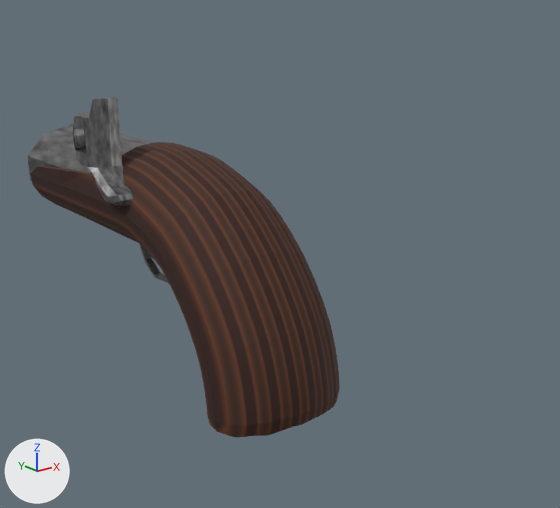
The Blender file Fase 2 parte 2/pistolProp.blend: old version first, new version second.
Both versions are drawn from a camera (50 mm lens) standing at (-2.56, -2.11, 1.96) and looking at (0.17, 1.31, 0.6). The axes (+X, +Y, +Z) are drawn at lower left. The lights are the same throughout. The first picture is the older version.

Script lines for the objects in view, before the commit:
```python
ob_canon = bpy.data.objects.new('canon', me_cilindro_001)
ob_canon.location = (-0.028, 2.893, 0.823)
ob_canon.rotation_euler = (1.571, 0.0, 0.0)  # degrees (90, 0, 0)
ob_canon.scale = (0.778, 0.602, 0.609)
ob_mango = bpy.data.objects.new('mango', me_cilindro_002)
ob_mango.location = (-0.028, 3.599, 0.03)
ob_mango.rotation_euler = (1.571, 0.0, 0.0)  # degrees (90, 0, 0)
ob_mango.scale = (0.778, 0.602, 1.22)
ob_recharger = bpy.data.objects.new('recharger', me_cilindro_004)
ob_recharger.location = (-0.416, 2.312, 1.2)
ob_recharger.rotation_euler = (0.0, 0.0, 4.712)  # degrees (0, 0, 270)
ob_recharger.scale = (0.609, 0.778, 0.602)
ob_ruedagatillo = bpy.data.objects.new('ruedaGatillo', me_cilindro_003)
ob_ruedagatillo.location = (-0.028, 2.323, 0.436)
ob_ruedagatillo.rotation_euler = (1.571, 1.629, 1.571)  # degrees (90, 93, 90)
ob_ruedagatillo.scale = (0.603, 0.61, 0.778)
```
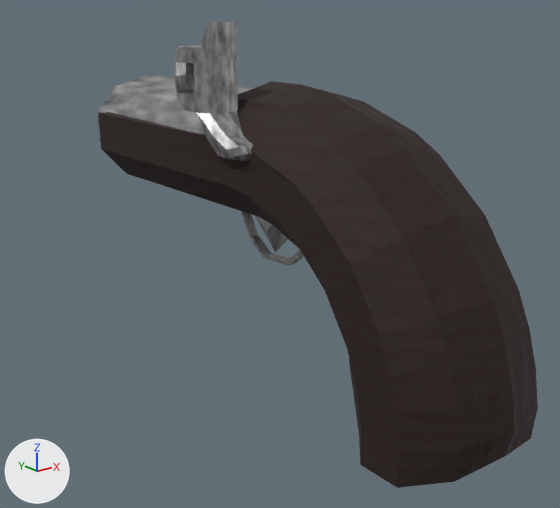
Commit message: update pistol prop

What changed in the scene script:
```text
Change mat_metal:
    where n6 = _N.new('ShaderNodeValToRGB'); n6.name = 'Rampa de color'
    remove _e = n6.color_ramp.elements.new(0.853); _e.color = (0.5, 0.5, 0.5, 1.0)
    remove _e = n6.color_ramp.elements.new(1.0); _e.color = (1.0, 1.0, 1.0, 1.0)
    add _e = n6.color_ramp.elements.new(0.946); _e.color = (1.0, 1.0, 1.0, 1.0)
    add _e = n6.color_ramp.elements.new(1.0); _e.color = (0.5, 0.5, 0.5, 1.0)
Add mat_madera:
    mat_madera = bpy.data.materials.new('Madera')
    # nodes: BsdfPrincipled, Bump, OutputMaterial, TexNoise, TexWave, ValToRGB
    # colours: black #220f09, brown #2f160d, black #070402, black #251711
Change me_cilindro_002:
    where me_cilindro_002.from_pydata(...)  # 126 vertices, 115 faces; spans x -0.55..0.55, y -0.64..1.89, z 0.07..2.34
    used by ob_mango; location = (-0.028, 3.599, 0.03); rotation_euler = (1.571, 0.0, 0.0), in degrees (90, 0, 0); scale = (0.778, 0.602, 1.22)
    me_cilindro_002 part 1
    2 vertices are removed from x 0.0, y 0.41..0.47, z 1.15
    6 faces are deleted
    4 vertices move from x -0.17..0.17, y 0.39..0.72, z 1.01..1.2 to x -0.17..0.17, y 0.65..0.72, z 0.93..1.12
    2 vertices are added at (0.0, 0.36, 1.03), (0.0, 0.54, 1.0)
    6 new faces join them, mat_metal
    me_cilindro_002 part 2: 107 faces spanning x -0.55..0.55, y -0.64..1.89, z 0.07..2.34 switch from mat_material_001 to mat_madera
    add me_cilindro_002.materials.append(mat_metal)
Change ob_canon:
    ob_canon.location: (-0.028, 2.893, 0.823) -> (-0.028, 1.646, 1.273)
Change ob_mango:
    ob_mango.location: (-0.028, 3.599, 0.03) -> (-0.028, 2.352, 0.48)
    remove _m = ob_mango.modifiers.new('Subdivisión', 'SUBSURF')
    remove _m.render_levels = 1
Change ob_ruedagatillo:
    ob_ruedagatillo.location: (-0.028, 2.323, 0.436) -> (-0.028, 1.076, 0.887)
Change ob_recharger:
    ob_recharger.location: (-0.416, 2.312, 1.2) -> (-0.416, 1.065, 1.651)
```

Changed parts and their boxes (x1, y1, x2, y2) in the pictures (560 x 508 px; the box of a moved part takes in the faces that stretch with it):
'mango', recoloured, reshaped, moved, modifiers changed (41% wider, 37% taller): before (30, 142, 340, 438); after (99, 81, 538, 488)
'recharger', recoloured, moved: before (73, 97, 133, 206); after (174, 22, 253, 162)
'canon', recoloured, moved: before (28, 124, 153, 181); after (98, 75, 255, 142)
'ruedaGatillo', recoloured, moved: before (140, 245, 169, 283); after (242, 211, 304, 265)
part 1 of me_cilindro_002, moved or reshaped (not visible before): after (255, 216, 288, 252)
part 2 of me_cilindro_002, recoloured: before (30, 142, 340, 438); after (99, 81, 538, 488)
